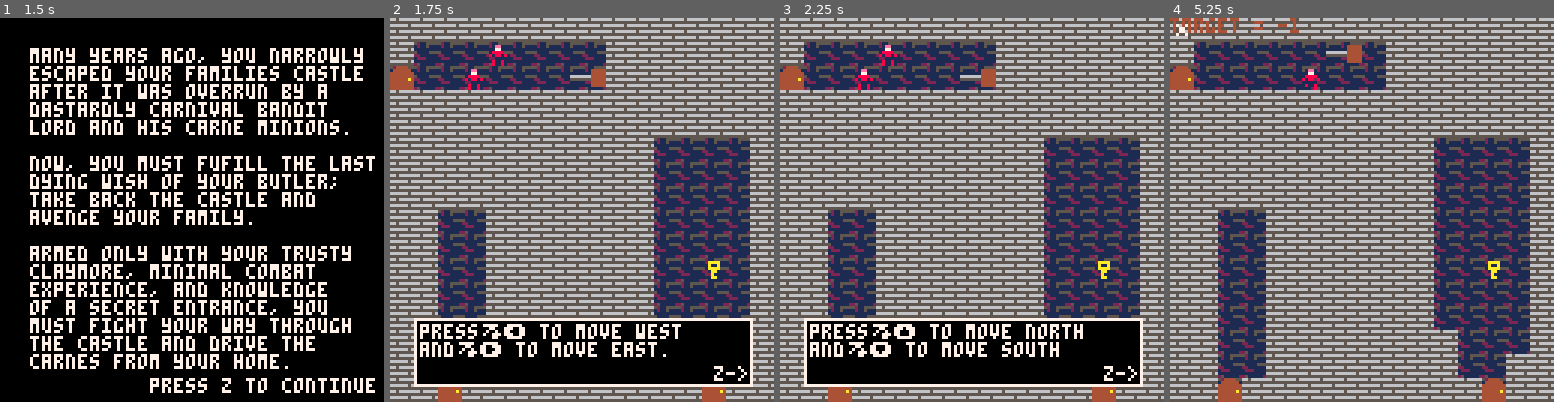
Above: before the commit, frames 1-4 (left to right).
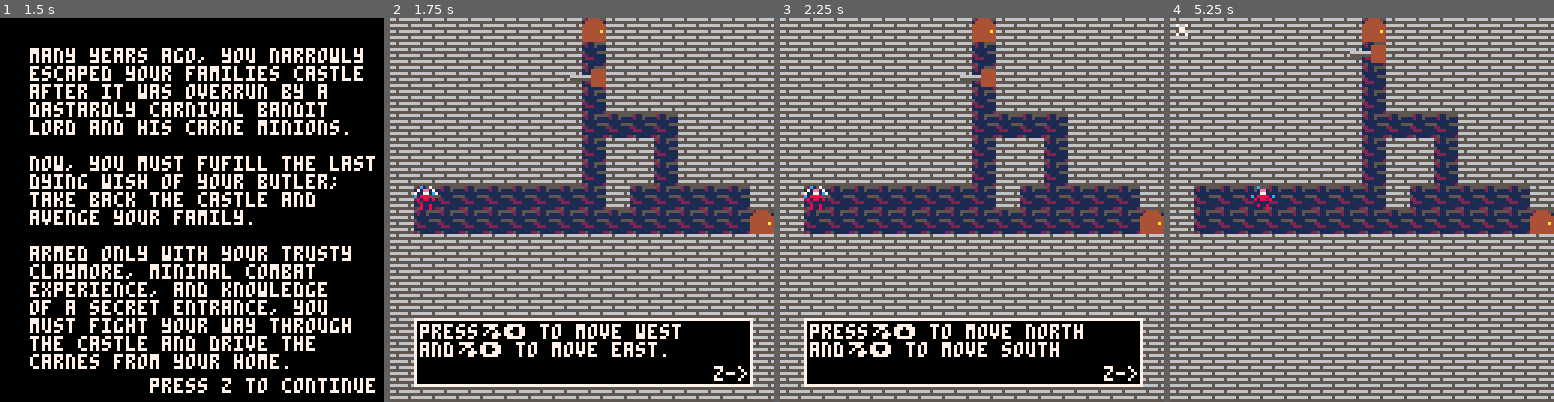
Above: after the commit, the same moments.

Repository: hhratcliffe/CarnieCastle
Game: PICO-8 cartridge carniecastle.p8
Two runs of this game, one before a commit and one after it. Both use one fixed random seed, a clock stepped at 60 frames per second and the inputs below.
Inputs:
- Up to frame 1 (1.5 s): tap X (X key) at 0.33, 1.07 s; tap O (Z key) at 0.7 s
- Up to frame 2 (1.75 s): hold Right from 1.6 s (still down); tap O (Z key) at 1.7 s
- Up to frame 3 (2.25 s): tap X (X key) at 1.85 s; release Right at 2.1 s; tap O (Z key) at 2.1 s; hold Up from 2.15 s (still down)
- Up to frame 4 (5.25 s): release Up at 2.42 s; hold Right 2.47-3.03 s; tap O (Z key) every 0.4 s from 2.5 to 4.9 s; tap X (X key) at 2.97, 4.08, 5.2 s; hold Left 3.08-3.58 s; hold Down 3.63-3.97 s; hold Right 4.02-4.68 s; hold Up 4.73-5.03 s; hold Left from 5.08 s (still down)

Frame 1 is identical in both runs. In frame 2, 25% of the frame differs, in the area x 0-100%, y 0-100%; in frame 3, 25%; in frame 4, 30%.

Commit message:
Tentative Juggler Update
Juggler's now have an animation for throwing at the player

Diff:
--- a/carniecastle.p8
+++ b/carniecastle.p8
@@ -19,20 +19,21 @@
 south=3
 west=2
 
---debugging things
+--[[--debugging things
 playerenemycount = 0
 enemyenemycount = 0
 afterenemyenemycount = 0
 playerwallcount = 0
 enemywallcount = 0
 afterenemywallcount = 0
+]]
 
 --variable used to simulate turn based movement
 pturn=true
 
 
 currentfloor=1
-currentroom=1
+currentroom=4
 
 --used to skip enemy animations
 skipanim=false
@@ -219,6 +220,7 @@
 --animation
 lclownwalk = {33, 32, 34, 32,33, 32, 34, 32}
 jugglerwalk = {49, 50, 51, 52, 53, 54, 55, 48}
+jugglerprojectile = 56
 
 --sprite rotation function
 --written by mimick on https://www.lexaloffle.com/bbs/?tid=2592
@@ -417,6 +419,90 @@
 end
 
 
+function jugglershoot(i, j, direction)
+
+	--print("open fire!")
+	--wait(30)
+	delay =1
+
+	--[[
+	if skipanim then
+		--return
+	end
+	]]
+	a = 1
+	b = 1
+
+	if direction == north then
+		a = 0
+		b = -1
+	elseif direction == south then
+		a = 0
+		b = 1
+	elseif direction == west then
+		a = -1
+		b = 0
+	elseif direction == east then
+		a = 1
+		b = 0
+	else
+		x = 1/0
+	end
+
+	k = 0
+
+	--print("player.x = "..player.x)
+	--print("i = "..i)
+	--print("player.y = "..player.y)
+	--print("j = "..j)
+	--wait(30)
+	while(player.x*8 != i*8+a*k or player.y*8 != j*8+b*k) do
+	k +=1
+	--print("k = " .. k)
+	x = i*8+a*k-5
+	y = j*8+b*k-5
+
+	--floor
+	--print("floor = "..floor[x/8][y/8])
+	spr(floor[flr(x/8)][flr(y/8)], flr(x/8)*8, flr(y/8)*8)
+	--entity
+	entity = gb[flr(x/8)+1][flr(y/8)+1]
+	--print("entity: "..entity)
+	--print("entity: ("..flr((x-4)/8)*8 ..",".. flr((y-4)/8)*8 ..")")
+	--print("proj: ("..x-8 .."," .. y-8 ..")")
+	if(flr(entity/10)==12) then
+		spr(48,flr(x/8)*8,flr(y/8)*8 )
+	elseif entity == 210 then
+		spr(entity-200,flr(x/8)*8,flr(y/8)*8)
+	end
+
+	--player
+	spra(player.direct,1,player.x*8-8,player.y*8-12,1,2)
+
+	--projectile
+	spr(jugglerprojectile, x-3, y-3)
+
+	--cover your tracks
+	if (x+1)%8==0 or (y+1)%8==0 then
+		--floor
+		spr(floor[flr((x-a*8)/8)][flr((y-b*8)/8)], flr((x-a*8)/8)*8, flr((y-b*8)/8)*8)
+		--entity
+		entity = gb[flr((x-a*8)/8)+1][flr((y-b*8)/8)+1]
+
+		if(flr(entity/10)==12) then
+			spr(48,flr((x-a*8)/8)*8,flr((y-b*8)/8)*8 )
+		elseif entity == 210 then
+			spr(entity-200,flr((x-a*8)/8)*8,flr((y-b*8)/8)*8)
+		end
+	end
+
+	wait(delay)
+	end
+
+	--print("and it's done")
+	wait(15)
+end
+
 function animation(a, delay, i, j, direction, enemydeath)
 
 	--a is a list of frames for animations
@@ -555,22 +641,24 @@
 		--mechanics of movement
 		if (i+a)==sword.x and j==sword.y then
 			enemydeath = true
-			print("walking to my death")
+			--print("walking to my death")
 			gb[i][j]=-1
 			--gb[i+a][j]=nil should be unnecessary
 		else
 
-			ec1,wc1 = enemycount()
-
+			--ec1,wc1 = enemycount()
+
+			--[[
 			if(target == -1) then
 				print("taret is nil")
 			else
 				print("target = "..gb[i+a][j])
 			end
+			]]
 			gb[i+a][j] = entity+100
 			gb[i][j] = -1
 
-	 	ec2,wc2 = enemycount()
+	 	--[[ec2,wc2 = enemycount()
 
 			if ec1!=ec2 then
 				print("a="..a)
@@ -578,7 +666,7 @@
 				print("j="..j)
 				wait(120)
 			end
-
+			]]
 			--print("clown ("..i..","..j..") to ("..i+a..","..j..")")
 	 end
 
@@ -605,11 +693,12 @@
  if(spot== -1 or spot == 0) then
  	if i==sword.x and (j+b)==sword.y then
 	 	enemydeath = true
-	 	print("walking to my death")
+	 	--print("walking to my death")
 	 	gb[i][j]=-1
 	 	--gb[i][j+b]=nil should be unnecsesary
 	 else
 
+			--[[
 			ec1,wc1 = enemycount()
 
 			if(target == -1) then
@@ -617,9 +706,11 @@
 			else
 				print("target = "..gb[i][j+b])
 			end
+			]]
 			gb[i][j+b] = entity+100
 			gb[i][j] = -1
 
+			--[[
 	 	ec2,wc2 = enemycount()
 
 			if ec1!=ec2 then
@@ -628,6 +719,7 @@
 				print("j="..j)
 				wait(120)
 			end
+			]]
 	 	--print("clown ("..i..","..j..") to ("..i..","..j+b..")")
  	end
 
@@ -670,9 +762,9 @@
 		end
 
 
-	--
 	--juggler
 	elseif (flr(entity/10) ==2) then
+		death = false
 		gb[i][j] += 100
 		direction = entity%10
 
@@ -680,6 +772,7 @@
 		if direction == north then
 			if(xoff==0 and yoff < 0) then
 				if los(i, j, direction) then
+					jugglershoot(i, j, direction)
 					gb[player.x][player.y] = -1
 				end
 			else
@@ -687,7 +780,12 @@
 				spot = gb[i+c][j]
 				if(spot == o or spot == -1) then
 					gb[i][j] = -1
-					gb[i+c][j] = entity+100
+
+					if not(sword.x == i+c and sword.y == j) then
+						gb[i+c][j] = entity+100
+					else
+						death = true
+					end
 
 					if c<0 then
 						newdir = west
@@ -695,7 +793,7 @@
 						newdir = east
 					end
 
-					animation(jugglerwalk, standarddelay, i, j, newdir)
+					animation(jugglerwalk, standarddelay, i, j, newdir, death)
 				end
 			end
 
@@ -703,6 +801,7 @@
 		elseif direction == south then
 			if(xoff==0 and yoff > 0) then
 				if los(i, j, direction) then
+					jugglershoot(i, j, direction)
 					gb[player.x][player.y] = -1
 				end
 			else
@@ -710,7 +809,12 @@
 				spot = gb[i+c][j]
 				if(spot == o or spot == -1) then
 					gb[i][j] = -1
-					gb[i+c][j] = entity+100
+
+					if not(sword.x == i+c and sword.y == j) then
+						gb[i+c][j] = entity+100
+					else
+						death = true
+					end
 
 					if c<0 then
 						newdir = west
@@ -718,7 +822,7 @@
 						newdir = east
 					end
 
-					animation(jugglerwalk, standarddelay, i, j, newdir)
+					animation(jugglerwalk, standarddelay, i, j, newdir, death)
 				end
 			end
 
@@ -726,6 +830,7 @@
 		elseif direction == east then
 			if(xoff>0 and yoff == 0) then
 				if los(i, j, direction) then
+					jugglershoot(i, j, direction)
 					gb[player.x][player.y] = -1
 				end
 			else
@@ -733,15 +838,19 @@
 				spot = gb[i][j+c]
 				if(spot == o or spot == -1) then
 					gb[i][j] = -1
-					gb[i][j+c] = entity+100
-
+
+					if not(sword.x == i and sword.y == j+c) then
+						gb[i][j+c] = entity+100
+					else
+						death = true
+					end
 					if c<0 then
 						newdir = north
 					else
 						newdir = south
 					end
 
-					animation(jugglerwalk, 3, i, j, newdir)
+					animation(jugglerwalk, 3, i, j, newdir, death)
 				end
 			end
 
@@ -749,6 +858,7 @@
 		elseif direction == west then
 			if(xoff<0 and yoff == 0) then
 				if los(i, j, direction) then
+					jugglershoot(i, j, direction)
 					gb[player.x][player.y] = -1
 				end
 			else
@@ -756,7 +866,12 @@
 				spot = gb[i][j+c]
 				if(spot == o or spot == -1) then
 					gb[i][j] = -1
-					gb[i][j+c] = entity+100
+
+					if not(sword.x == i and sword.y == j+c) then
+						gb[i+c][j] = entity+100
+					else
+						death = true
+					end
 
 					if c<0 then
 						newdir = north
@@ -764,7 +879,7 @@
 						newdir = south
 					end
 
-					animation(jugglerwalk, 3, i, j, newdir)
+					animation(jugglerwalk, 3, i, j, newdir, death)
 				end
 			end
 		end
@@ -1162,7 +1277,7 @@
 00c00000000000000000000000c0000000c000c00c000c00000000000c0000000000000000000000000000000000000000700700000007000070000000000000
 000ee0000c0ee0c0000ee0c0000ee000000ee000000ee000000ee0c0000ee0000000000000000000000000000000000007000070000000700700000000000000
 000770c0000770000007700000077000000770000007700000077000000770000000000000000000000000000000000070000007000000077000000000000000
-c0888800008888000088880cc088880cc08888000088880cc088880cc088880c0000000000000000000000000000000000000000000000000000000000000000
+c0888800008888000088880cc088880cc08888000088880cc088880cc088880c000c000000000000000000000000000000000000000000000000000000000000
 0808808008088c8008c8808008088080080880800808808008088080080880800000000000000000000000000000000000000000000000000000000000000000
 00011000000110000001100000011000000110000001100000011000000110000000000000000000000000000000000000000000000000077000000070000007
 00800800008008000080080000800800008008000080080000800800008008000000000000000000000000000000000000000000000000700700000007000070
